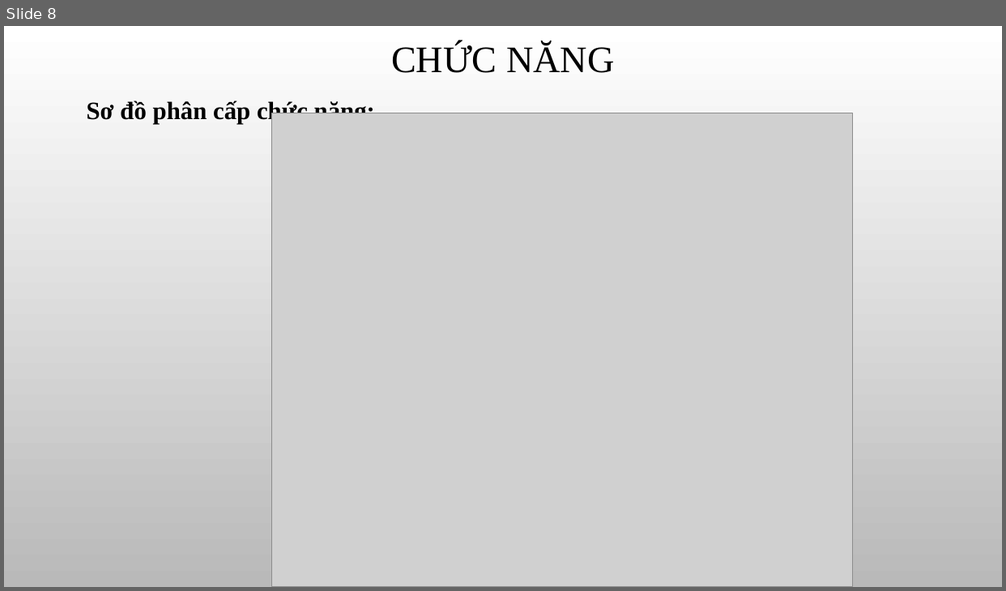
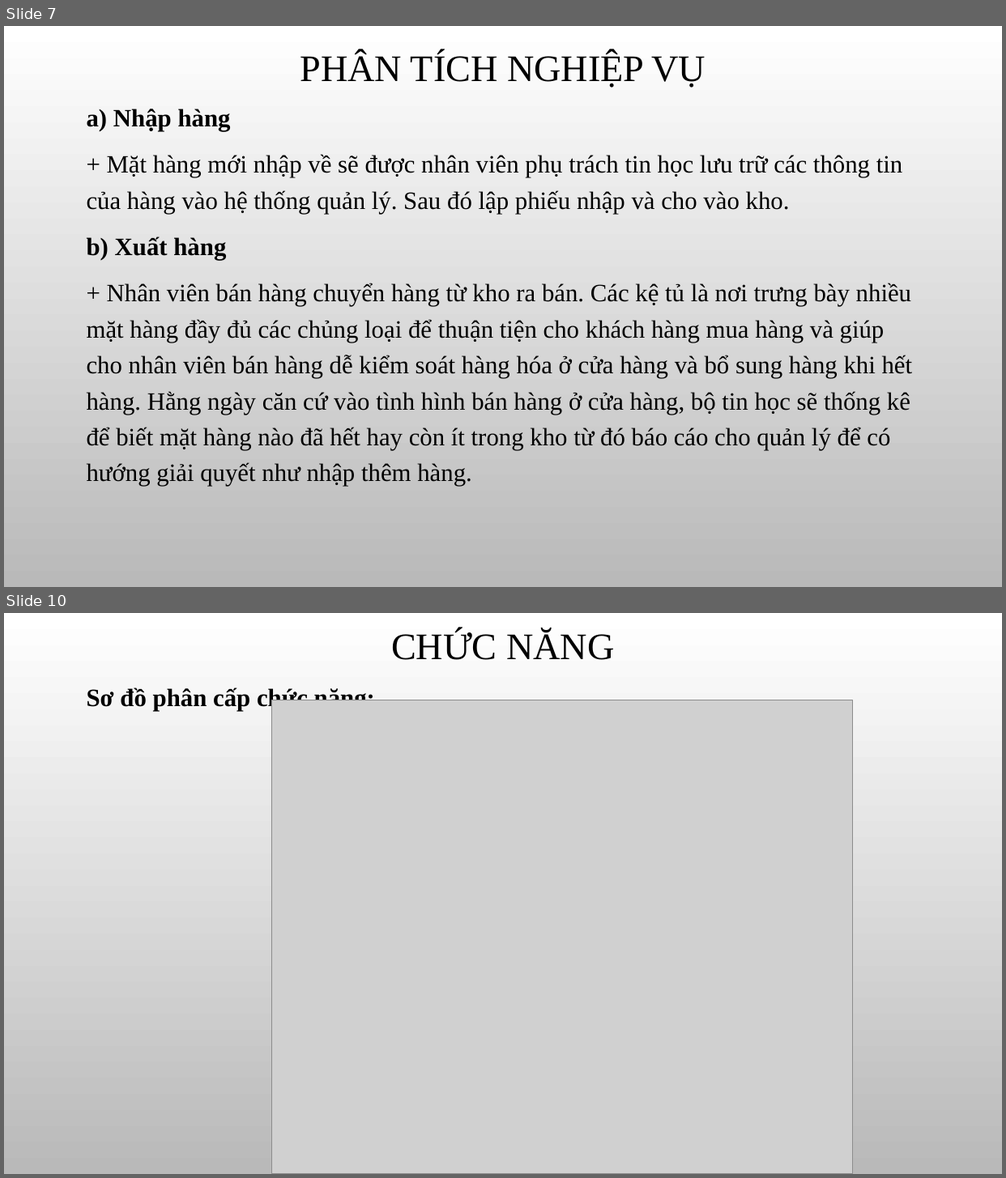
Before and after one commit to thienqnpro02/school, a slide deck: HT_QLLINHKIEN/Báo cáo thực tập.pptx. Shown one above the other, each under a label of ours: slide 8 before the commit, slides 7 and 10 after it; the slides between them are not shown. The pictures are 1006x591 and 1006x1178 pixels, drawn with LibreOffice and Linux fonts; fonts in the diff are those of the drawing; grey boxes stand for pictures; background and template pictures are left out. Boxes give left, top, right and bottom in pixels: in the first picture for what was removed or moved away, otherwise in the second. Text is boxed around its words. In the diff, an @@ line names an element or a change of style, - is before the commit and + after.

```diff
--- a/HT_QLLINHKIEN/Báo cáo thực tập.pptx
+++ b/HT_QLLINHKIEN/Báo cáo thực tập.pptx
@@ slide 7 added at [4,26,1002,587], background picture (left out) @@
@@ title added at [300,52,706,88], 36 pt, text #000000 @@
+PHÂN TÍCH NGHIỆP VỤ
@@ text added at [87,109,913,486], 24.1 pt, text #000000 @@
+a) Nhập hàng
++ Mặt hàng mới nhập về sẽ được nhân viên phụ trách tin học lưu trữ các thông tin của hàng vào hệ thống quản lý. Sau đó lập phiếu nhập và cho vào kho.
+b) Xuất hàng
++ Nhân viên bán hàng chuyển hàng từ kho ra bán. Các kệ tủ là nơi trưng bày nhiều mặt hàng đầy đủ các chủng loại để thuận tiện cho khách hàng mua hàng và giúp cho nhân viên bán hàng dễ kiểm soát hàng hóa ở cửa hàng và bổ sung hàng khi hết hàng. Hằng ngày căn cứ vào tình hình bán hàng ở cửa hàng, bộ tin học sẽ thống kê để biết mặt hàng nào đã hết hay còn ít trong kho từ đó báo cáo cho quản lý để có hướng giải quyết như nhập thêm hàng.
@@ what was slide 8 is now slide 10 @@
```
Also in this commit, not shown: 5 slides changed, 8 other slides added, 1 slide removed, 4 other files.
